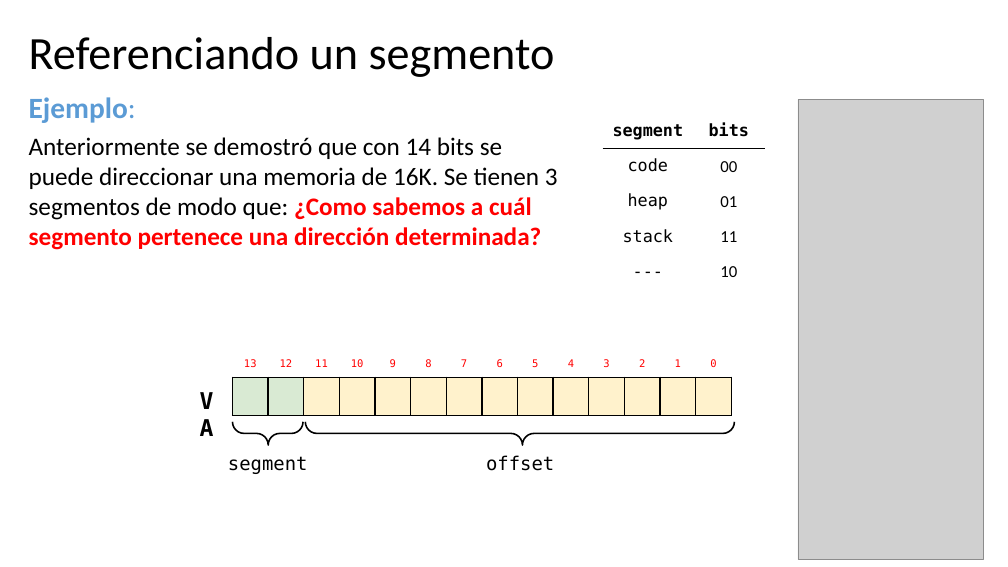
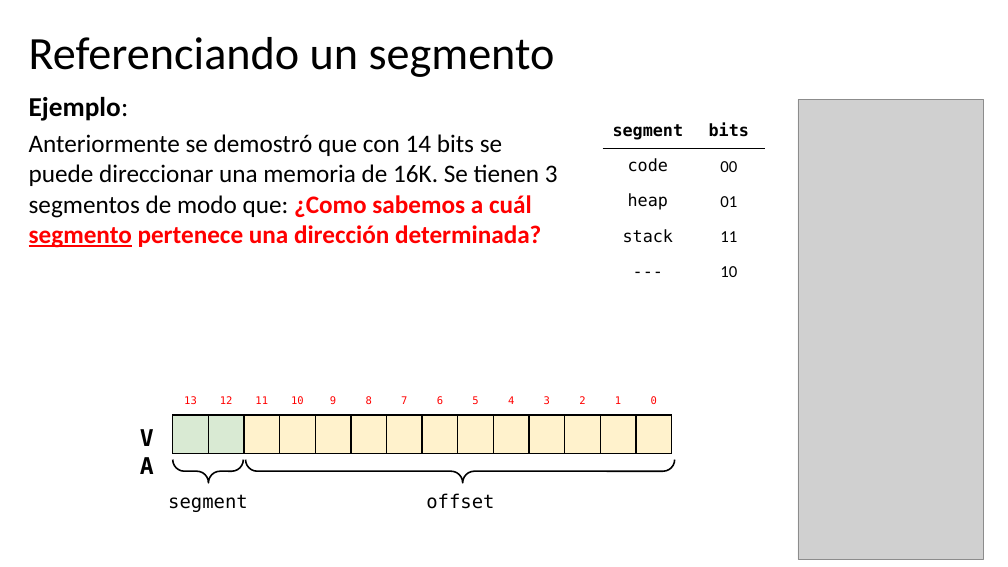
Before and after one commit to udea-so/apuntes_2026-2_SO-virtual, a slide deck: slide 33 of clase_09/SO_apuntes_clase9.pptx (slide 27 before the commit). Drawn at 1008x567 pixels with LibreOffice and Linux fonts; fonts in the diff are those of the drawing; grey boxes stand for pictures. Boxes give left, top, right and bottom in pixels: in the first picture for what was removed or moved away, otherwise in the second. Text is boxed around its words. In the diff, an @@ line names an element or a change of style, - is before the commit and + after.

```diff
--- a/clase_09/SO_apuntes_clase9.pptx
+++ b/clase_09/SO_apuntes_clase9.pptx
@@ text "Ejemplo:" at (29, 97, 558, 248): size 28 to 26 pt, text colour #5B9BD5 to #000000 in "Ejemplo:"; underline on in "segmento" @@
@@ table: place and size @@
-table at (232, 346, 730, 415)
+table at (172, 383, 670, 453)
@@ 3 texts, 1 right brace: place and size @@
-3 texts, 1 right brace at (185, 379, 554, 474)
+3 texts, 1 right brace at (126, 417, 494, 512)
@@ right brace: place and size @@
-right brace at (305, 422, 735, 445)
+right brace at (245, 459, 675, 483)
```
Also in this commit, not shown: 46 other slides changed, 12 slides added, 1 slide removed, 6 other files.
